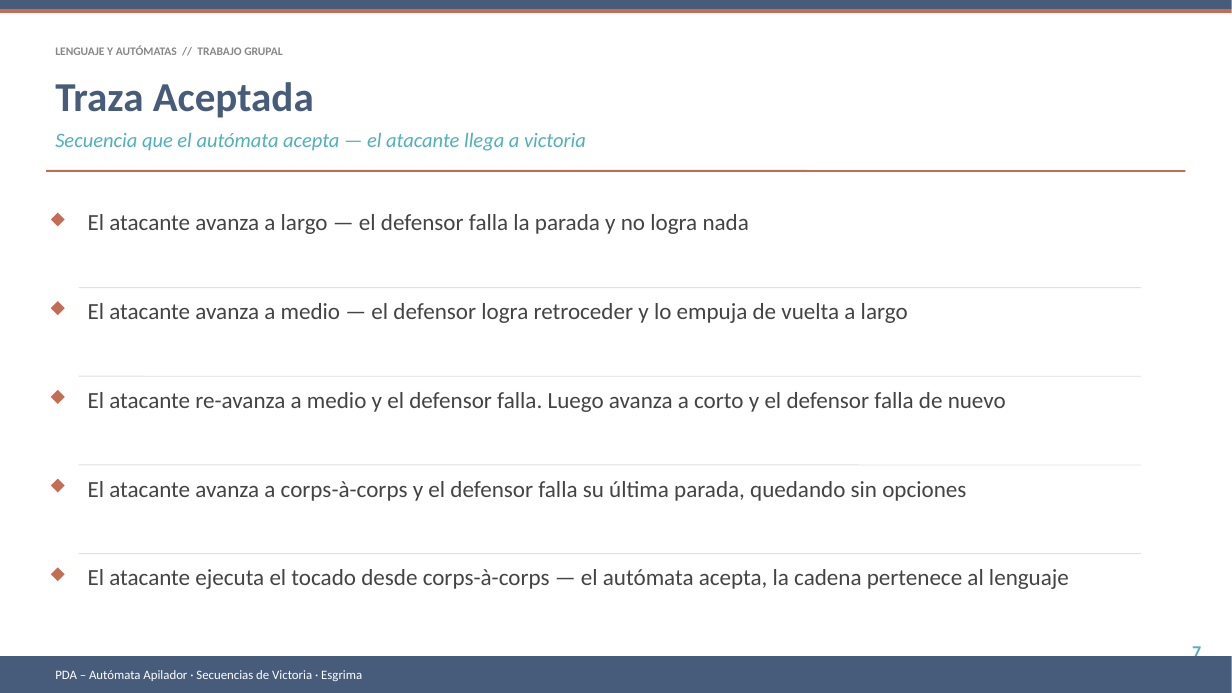
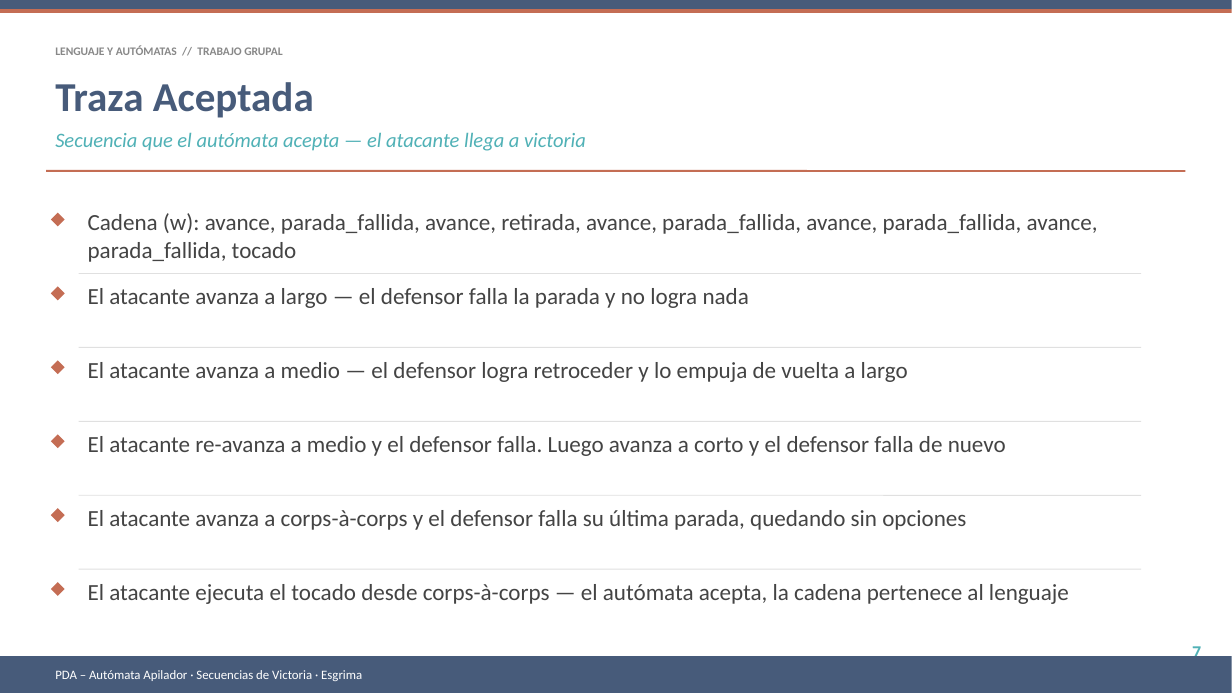
Before and after one commit to Benjamin2150/automata_proyecto, a slide deck: slide 7 of Proyecto_PDA_Esgrima.pptx. Drawn at 1232x693 pixels with LibreOffice and Linux fonts; fonts in the diff are those of the drawing. Boxes give left, top, right and bottom in pixels: in the first picture for what was removed or moved away, otherwise in the second. Text is boxed around its words. In the diff, an @@ line names an element or a change of style, - is before the commit and + after.

Commit message:
feat: agregar cadenas de entrada a diapositivas de trazas

```diff
--- a/Proyecto_PDA_Esgrima.pptx
+++ b/Proyecto_PDA_Esgrima.pptx
@@ text at [88,213,1098,262]: text changed @@
-El atacante avanza a largo — el defensor falla la parada y no logra nada
+Cadena (w): avance, parada_fallida, avance, retirada, avance, parada_fallida, avance, parada_fallida, avance, parada_fallida, tocado
@@ diamond: place and size @@
-diamond at [51,301,65,315]
+diamond at [51,287,65,300]
@@ line moved from (79, 287) - (1141, 287) to (79, 274) - (1141, 274) @@
@@ text at [88,288,749,308]: text changed @@
-El atacante avanza a medio — el defensor logra retroceder y lo empuja de vuelta a largo
+El atacante avanza a largo — el defensor falla la parada y no logra nada
@@ line moved from (79, 376) - (1141, 376) to (79, 348) - (1141, 348) @@
@@ diamond: place and size @@
-diamond at [51,390,65,404]
+diamond at [51,360,65,374]
@@ text added at [88,362,908,382], 18 pt, text #444444 @@
+El atacante avanza a medio — el defensor logra retroceder y lo empuja de vuelta a largo
@@ diamond: place and size @@
-diamond at [51,479,65,493]
+diamond at [51,434,65,448]
@@ line moved from (79, 465) - (1141, 465) to (79, 421) - (1141, 421) @@
@@ text "El atacante re-avanza a medio ...": place and size @@
-text "El atacante re-avanza a medio ..." at [88,392,1006,412]
+text "El atacante re-avanza a medio ..." at [88,436,1006,456]
@@ diamond: place and size @@
-diamond at [51,567,65,581]
+diamond at [51,508,65,522]
@@ line moved from (79, 554) - (1141, 554) to (79, 495) - (1141, 495) @@
@@ text "El atacante avanza a corps-à-corps ...": place and size @@
-text "El atacante avanza a corps-à-corps ..." at [88,481,966,501]
+text "El atacante avanza a corps-à-corps ..." at [88,510,966,530]
@@ line added from (79, 569) to (1141, 569), #E0E0E0 0.75 pt @@
@@ diamond added at [51,582,65,596], fill #C46D54 @@
@@ text "El atacante ejecuta el tocado ...": place and size @@
-text "El atacante ejecuta el tocado ..." at [88,569,1069,589]
+text "El atacante ejecuta el tocado ..." at [88,584,1069,604]
```
Also in this commit, not shown: 1 other slide changed.
